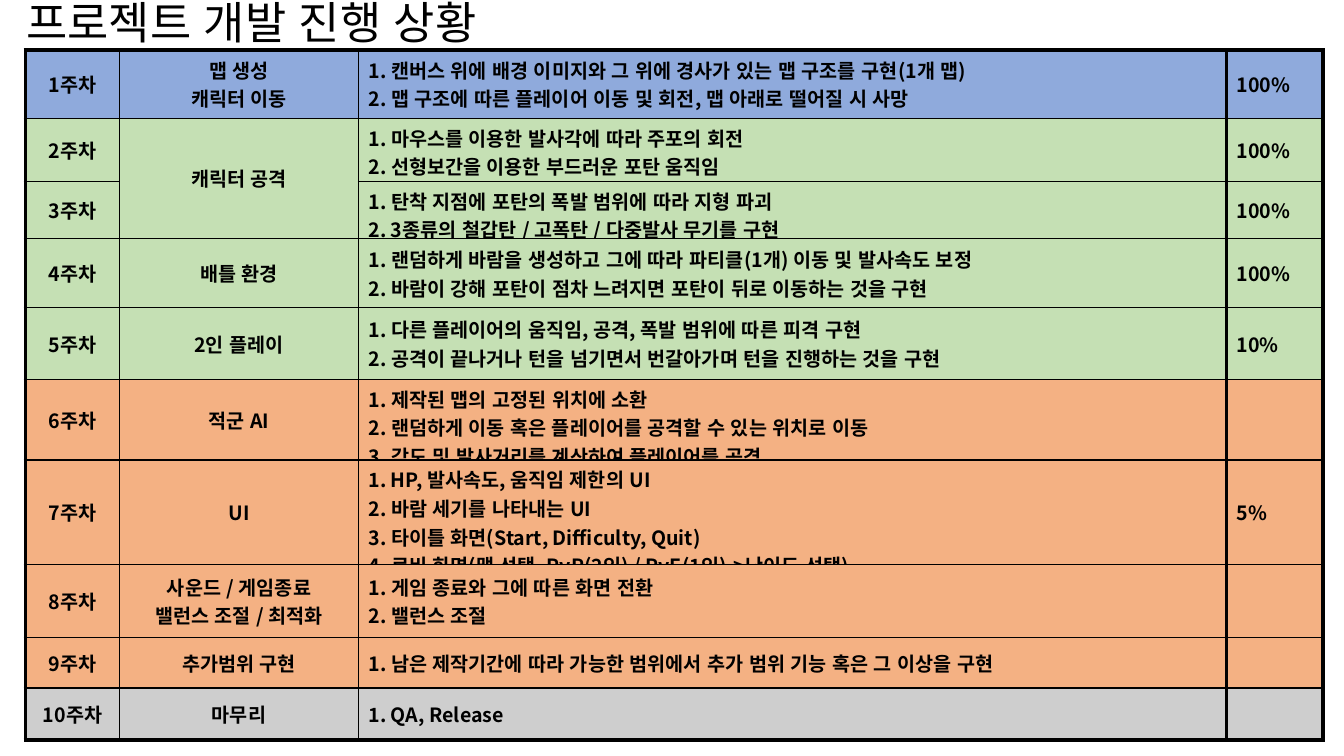
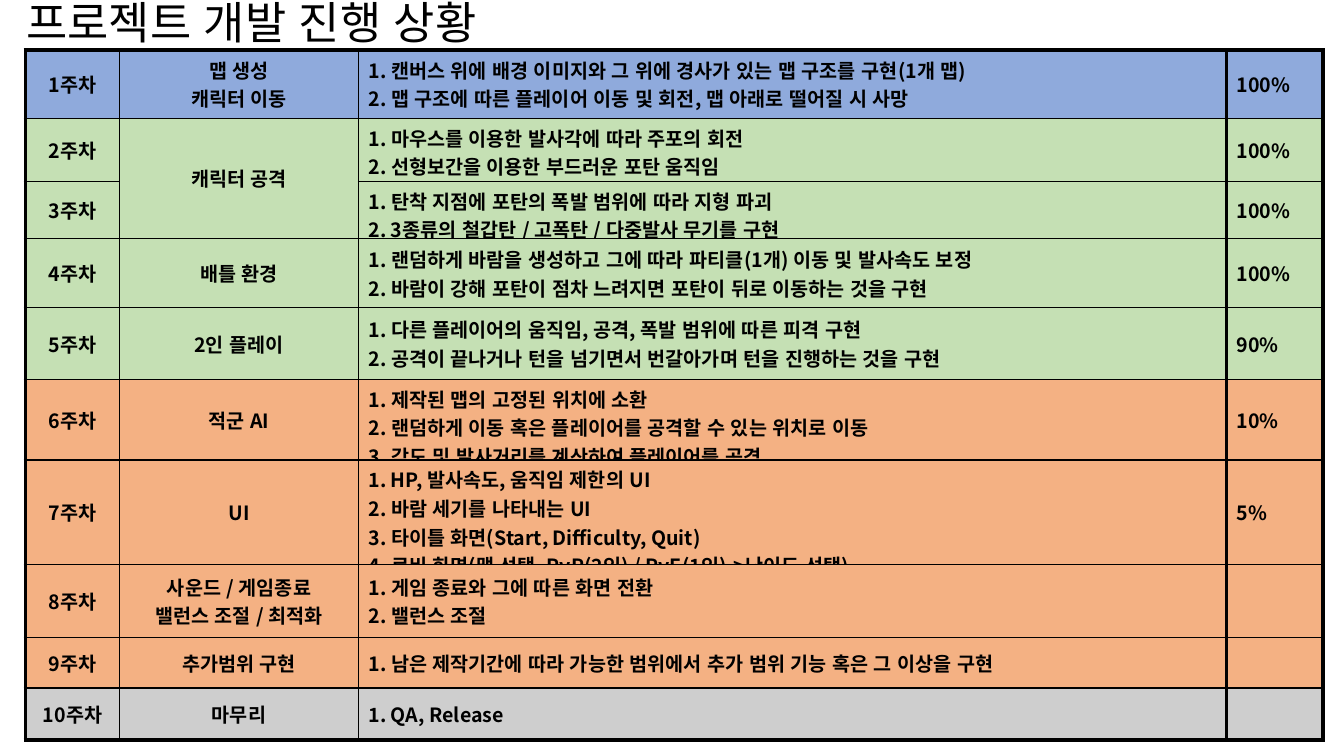
Before and after one commit to SaintPingu/2DGP-Project, a slide deck: slide 1 of docs/2차 발표.pptx. Drawn at 1344x756 pixels with LibreOffice and Linux fonts; fonts in the diff are those of the drawing. Boxes give left, top, right and bottom in pixels: in the first picture for what was removed or moved away, otherwise in the second. Text is boxed around its words. In the diff, an @@ line names an element or a change of style, - is before the commit and + after.

```diff
--- a/docs/2차 발표.pptx
+++ b/docs/2차 발표.pptx
@@ table at (25,49,1323,739) @@
-row 5, column 4: 10%
+row 5, column 4: 90%
-row 6, column 4: 
+row 6, column 4: 10%
```
Also in this commit, not shown: 10 other files.
